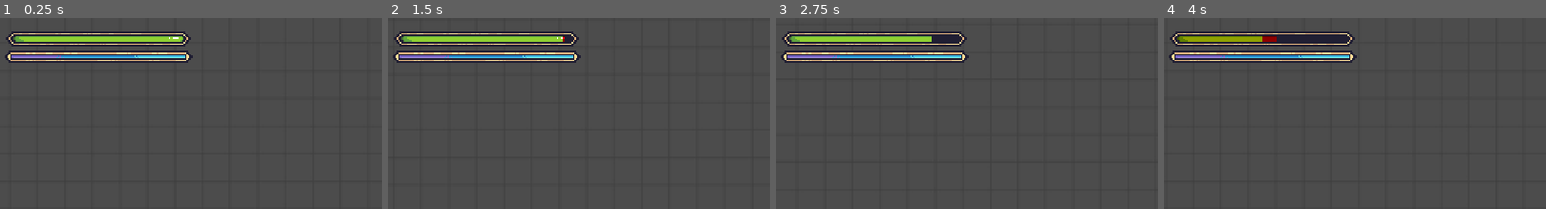
Above: before the commit, frames 1-4 (left to right).
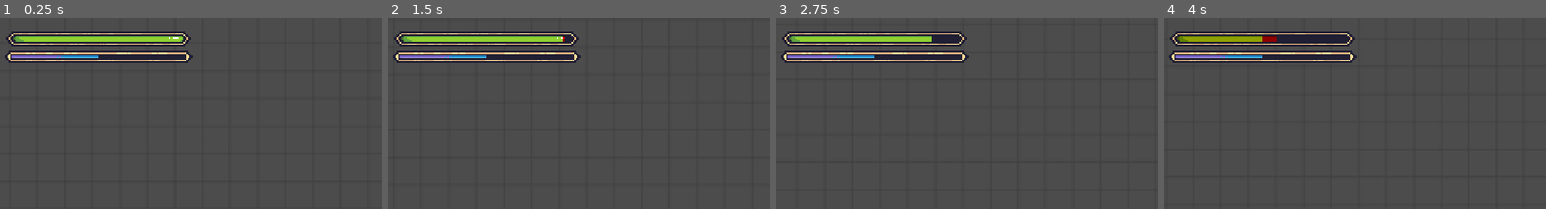
Above: after the commit, the same moments.

Repository: IAmwYvern/build-a-base
Game: Godot game, scene res://world/World.tscn
Two runs of this game, one before a commit and one after it. Both use one fixed random seed, a clock stepped at 60 frames per second and the inputs below. The project has no main scene, so this scene is started directly.
Inputs:
- Up to frame 1 (0.25 s): no input
- Up to frame 2 (1.5 s): tap Enter at 0.5 s; hold Right (move_right) 0.53-1.28 s; hold Ctrl (crouch) 0.53-1.28 s; tap Space (ui_select) at 0.77 s; tap Shift (sprint) at 0.8, 1.35 s; hold S (move_down) from 1.28 s (still down)
- Up to frame 3 (2.75 s): tap Space (ui_select) at 1.52 s; tap Z (dash, bound only after the commit) at 1.55, 2.1 s; release S (move_down) at 2.03 s; hold Right (move_right) from 2.03 s (still down); hold Ctrl (crouch) from 2.03 s (still down)
- Up to frame 4 (4 s): tap Space (ui_select) at 2.75, 3.02, 3.77 s; release Right (move_right) at 2.78 s; release Ctrl (crouch) at 2.78 s; hold Up (move_up) 2.78-3.53 s; tap Ctrl (crouch) at 2.85 s; tap Shift (sprint) at 3.05 s; hold Left (move_left) from 3.53 s (still down); hold Shift (sprint) from 3.53 s (still down); tap Z (dash, bound only after the commit) at 3.8 s
The pictures show only the part of the screen within x 0-50%, y 0-50%; the shares and areas given below are measured in that part.

The runs differ from the first frame. In frame 1, 0.3% of the frame differs, in the area x 25-49%, y 19-21%; in frame 2, 0.3%; in frame 3, 0.3%; in frame 4, 0.3%.

Commit message:
patch 1.0.2

Diff:
--- a/Characters/Player/Player.gd
+++ b/Characters/Player/Player.gd
@@ -7,11 +7,13 @@
 var current_hp:int = max_hp
 
 #MOVEMENT
+var move_direction = Vector2()
 var velocity = Vector2()
 var speed_mod:int = 3
 var move_speed:float = TILE_SIZE * BASE_SPEED + speed_mod
 var sprint_mod:float = BASE_SPEED + move_speed
 var crouch_mod:float = move_speed/2
+var dash_mod:float = TILE_SIZE / 2
 
 #LEVELING SYSTEM
 var level:int = 1
@@ -25,20 +27,21 @@
 	$Camera2D/CanvasLayer/PlayerGUI.init(max_hp)
 
 func _physics_process(delta):
-	_get_input()
+	move_direction = _get_input()
 	if Input.is_action_just_pressed("ui_select"):
 		take_damage(1)
 		print("ok boomer")
-	print(current_hp)
+	print(move_direction)
 	velocity = move_and_slide(velocity, FLOOR_NORMAL)
 
-func _get_input() -> void:
+func _get_input() -> Vector2:
 	var move_direction = Vector2(
 		-int(Input.is_action_pressed("move_left")) + int(Input.is_action_pressed("move_right")),
 		-int(Input.is_action_pressed("move_up")) + int(Input.is_action_pressed("move_down"))
 	)
 	var is_sprinting = int(Input.is_action_pressed("sprint"))
 	var is_crouching = int(Input.is_action_pressed("crouch")) if not is_sprinting else 0
+	var is_dashing = int(Input.is_action_just_pressed("dash"))
 
 	#accelerate on the x axis
 	velocity.x = lerp(
@@ -50,9 +53,10 @@
 	#acelerate on the y axis
 	velocity.y = lerp(
 		velocity.y,
-		(move_speed + (is_sprinting * sprint_mod)) * move_direction.y,
+		(move_speed + (is_sprinting * sprint_mod) - (is_crouching * crouch_mod)) * move_direction.y,
 		BASE_ACCEL
 	)
+	return move_direction
 
 #LEVEL MATHS
 func get_required_experience(level):
--- /dev/null
+++ b/GUI/InventoryGUI.tscn
@@ -0,0 +1,36 @@
+[gd_scene load_steps=2 format=2]
+
+[ext_resource path="res://GUI/panel.png" type="Texture" id=1]
+
+[node name="InventoryGUI" type="Control"]
+anchor_right = 1.0
+anchor_bottom = 1.0
+margin_left = 64.0
+margin_top = 32.0
+margin_right = -64.0
+margin_bottom = -32.0
+
+[node name="Panel" type="TextureRect" parent="."]
+modulate = Color( 0, 0.882353, 1, 0.486275 )
+anchor_right = 1.0
+anchor_bottom = 1.0
+texture = ExtResource( 1 )
+expand = true
+stretch_mode = 7
+
+[node name="MarginContainer" type="MarginContainer" parent="Panel"]
+anchor_right = 1.0
+anchor_bottom = 1.0
+margin_left = 8.0
+margin_top = 8.0
+margin_right = -8.0
+margin_bottom = -8.0
+
+[node name="HBoxContainer" type="HBoxContainer" parent="Panel/MarginContainer"]
+margin_right = 368.0
+margin_bottom = 176.0
+
+[node name="panel" type="Sprite" parent="Panel/MarginContainer/HBoxContainer"]
+modulate = Color( 0, 0, 0, 1 )
+position = Vector2( 12.474, 13.9213 )
+texture = ExtResource( 1 )
--- /dev/null
+++ b/GUI/ItemButton.tscn
@@ -0,0 +1,29 @@
+[gd_scene load_steps=5 format=2]
+
+[ext_resource path="res://GUI/panel.png" type="Texture" id=1]
+[ext_resource path="res://items/wooden_sword.png" type="Texture" id=2]
+[ext_resource path="res://fonts/Pixellari.ttf" type="DynamicFontData" id=3]
+
+[sub_resource type="DynamicFont" id=1]
+font_data = ExtResource( 3 )
+
+[node name="ItemButton" type="TextureButton"]
+modulate = Color( 1, 1, 1, 0.470588 )
+margin_right = 40.0
+margin_bottom = 40.0
+texture_normal = ExtResource( 1 )
+expand = true
+
+[node name="wooden_sword" type="Sprite" parent="."]
+position = Vector2( 19.2951, 19.6775 )
+scale = Vector2( 1.5, 1.5 )
+texture = ExtResource( 2 )
+
+[node name="Label" type="Label" parent="."]
+margin_left = 28.825
+margin_top = 28.1057
+margin_right = 68.825
+margin_bottom = 44.1057
+rect_scale = Vector2( 0.5, 0.5 )
+custom_fonts/font = SubResource( 1 )
+text = "1"
--- a/GUI/PlayerGUI.tscn
+++ b/GUI/PlayerGUI.tscn
@@ -1,12 +1,12 @@
 [gd_scene load_steps=8 format=2]
 
 [ext_resource path="res://GUI/PlayerGUI.gd" type="Script" id=1]
-[ext_resource path="res://GUI/manabar_assets/under.png" type="Texture" id=2]
-[ext_resource path="res://GUI/manabar_assets/over.png" type="Texture" id=3]
-[ext_resource path="res://GUI/manabar_assets/progress.png" type="Texture" id=4]
-[ext_resource path="res://GUI/lifebar_assets/under.png" type="Texture" id=5]
-[ext_resource path="res://GUI/lifebar_assets/over.png" type="Texture" id=6]
-[ext_resource path="res://GUI/lifebar_assets/progress.png" type="Texture" id=7]
+[ext_resource path="res://GUI/lifebar_assets/under.png" type="Texture" id=2]
+[ext_resource path="res://GUI/lifebar_assets/over.png" type="Texture" id=3]
+[ext_resource path="res://GUI/lifebar_assets/progress.png" type="Texture" id=4]
+[ext_resource path="res://GUI/manabar_assets/under.png" type="Texture" id=5]
+[ext_resource path="res://GUI/manabar_assets/over.png" type="Texture" id=6]
+[ext_resource path="res://GUI/manabar_assets/progress.png" type="Texture" id=7]
 
 [node name="PlayerGUI" type="Control"]
 anchor_right = 1.0
@@ -16,16 +16,6 @@
 caution_zone_color = Color( 1, 0.772549, 0, 1 )
 danger_zone_color = Color( 1, 0.184314, 0.184314, 1 )
 danger_zone_hit_color = Color( 0.592157, 0, 1, 1 )
-
-[node name="Manabar" type="TextureProgress" parent="."]
-margin_left = 7.01659
-margin_top = 20.4384
-margin_right = 135.017
-margin_bottom = 36.4384
-value = 100.0
-texture_under = ExtResource( 2 )
-texture_over = ExtResource( 3 )
-texture_progress = ExtResource( 4 )
 
 [node name="Lifebar" type="Control" parent="."]
 margin_right = 40.0
@@ -49,7 +39,17 @@
 margin_right = 135.0
 margin_bottom = 24.0
 value = 30.0
+texture_over = ExtResource( 3 )
+texture_progress = ExtResource( 4 )
+
+[node name="HitAnimation" type="Tween" parent="Lifebar"]
+
+[node name="Manabar" type="TextureProgress" parent="."]
+margin_left = 7.01659
+margin_top = 20.4384
+margin_right = 135.017
+margin_bottom = 36.4384
+value = 50.0
+texture_under = ExtResource( 5 )
 texture_over = ExtResource( 6 )
 texture_progress = ExtResource( 7 )
-
-[node name="HitAnimation" type="Tween" parent="Lifebar"]
--- /dev/null
+++ b/Item.gd
@@ -0,0 +1,5 @@
+extends Object
+class_name Item
+
+var item_name : String = "name"
+var quantity : int = 1
--- a/project.godot
+++ b/project.godot
@@ -13,9 +13,15 @@
 "class": "Character",
 "language": "GDScript",
 "path": "res://Characters/Character.gd"
+}, {
+"base": "Object",
+"class": "Item",
+"language": "GDScript",
+"path": "res://Item.gd"
 } ]
 _global_script_class_icons={
-"Character": ""
+"Character": "",
+"Item": ""
 }
 
 [application]
@@ -68,6 +74,11 @@
 "events": [ Object(InputEventKey,"resource_local_to_scene":false,"resource_name":"","device":0,"alt":false,"shift":false,"control":false,"meta":false,"command":false,"pressed":false,"scancode":16777238,"unicode":0,"echo":false,"script":null)
  ]
 }
+dash={
+"deadzone": 0.5,
+"events": [ Object(InputEventKey,"resource_local_to_scene":false,"resource_name":"","device":0,"alt":false,"shift":false,"control":false,"meta":false,"command":false,"pressed":false,"scancode":90,"unicode":0,"echo":false,"script":null)
+ ]
+}
 
 [rendering]
 
Binary file removed: Asprites/Sprite-0003.png
Not shown: 1 places in GUI/PlayerGUI.tscn that only renumber resources
Binary file added: GUI/panel.png
Not shown, added: GUI/panel.png.import
Binary file added: fonts/Pixellari.ttf
Binary file added: items/wooden_sword.png
Not shown, changed: items/wooden_sword.png.import
